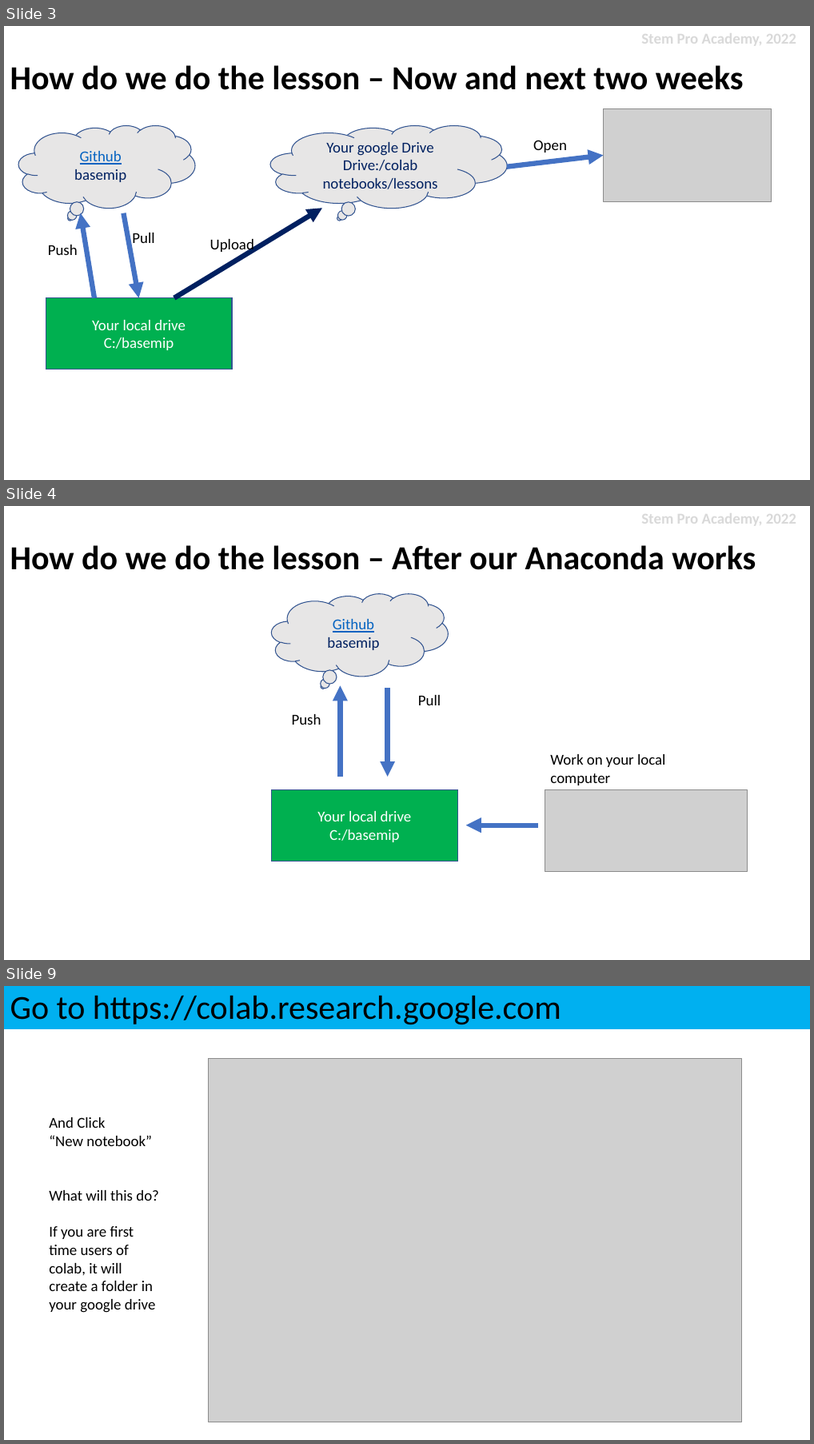
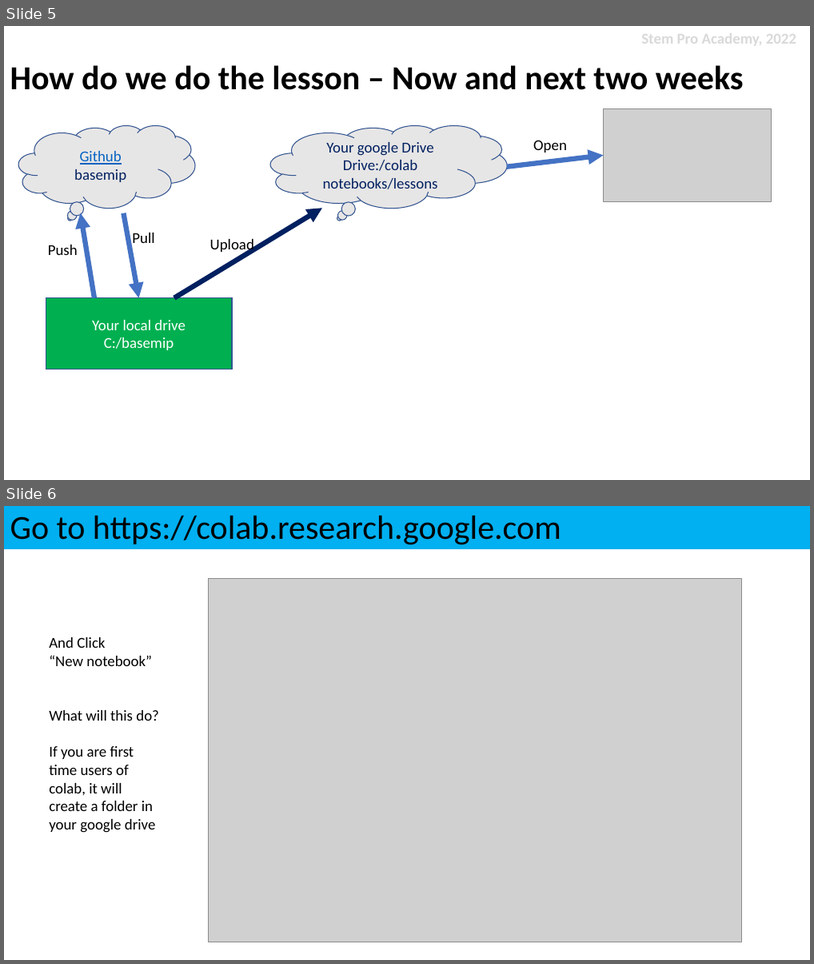
Before and after one commit to stemproaca/basemip, a slide deck: Lesssons/Lesson02.pptx. Shown one above the other, each under a label of ours: slides 3, 4 and 9 before the commit, slides 5 and 6 after it; the slides between them are not shown. The pictures are 814x1444 and 814x964 pixels, drawn with LibreOffice and Linux fonts; fonts in the diff are those of the drawing; grey boxes stand for pictures. Boxes give left, top, right and bottom in pixels: in the first picture for what was removed or moved away, otherwise in the second. Text is boxed around its words. In the diff, an @@ line names an element or a change of style, - is before the commit and + after.

Commit message:
lesson20220702 upload

```diff
--- a/Lesssons/Lesson02.pptx
+++ b/Lesssons/Lesson02.pptx
@@ slide 4 removed at (4,506,810,960), background #FFFFFF @@
@@ text removed at (642,510,797,528) @@
-Stem Pro Academy, 2022
@@ title removed at (10,545,756,570) @@
-How do we do the lesson – After our Anaconda works
@@ thought cloud removed at (272,594,449,676) @@
-Github
-basemip
@@ arrow removed from (340, 776) to (340, 686) @@
@@ arrow removed from (387, 688) to (387, 776) @@
@@ text removed at (418,695,441,705) @@
-Pull
@@ text removed at (292,714,322,724) @@
-Push
@@ text removed at (550,754,666,785) @@
-Work on your local computer
@@ rectangle removed at (272,790,458,860) @@
-Your local drive
-C:/basemip
@@ picture removed at (545,790,747,872) @@
@@ arrow removed from (538, 825) to (466, 825) @@
@@ what was slide 3 is now slide 5 @@
@@ what was slide 9 is now slide 6 @@
```
Also in this commit, not shown: 2 slides changed, 3 slides added, 4 other slides removed, 25 other files.
